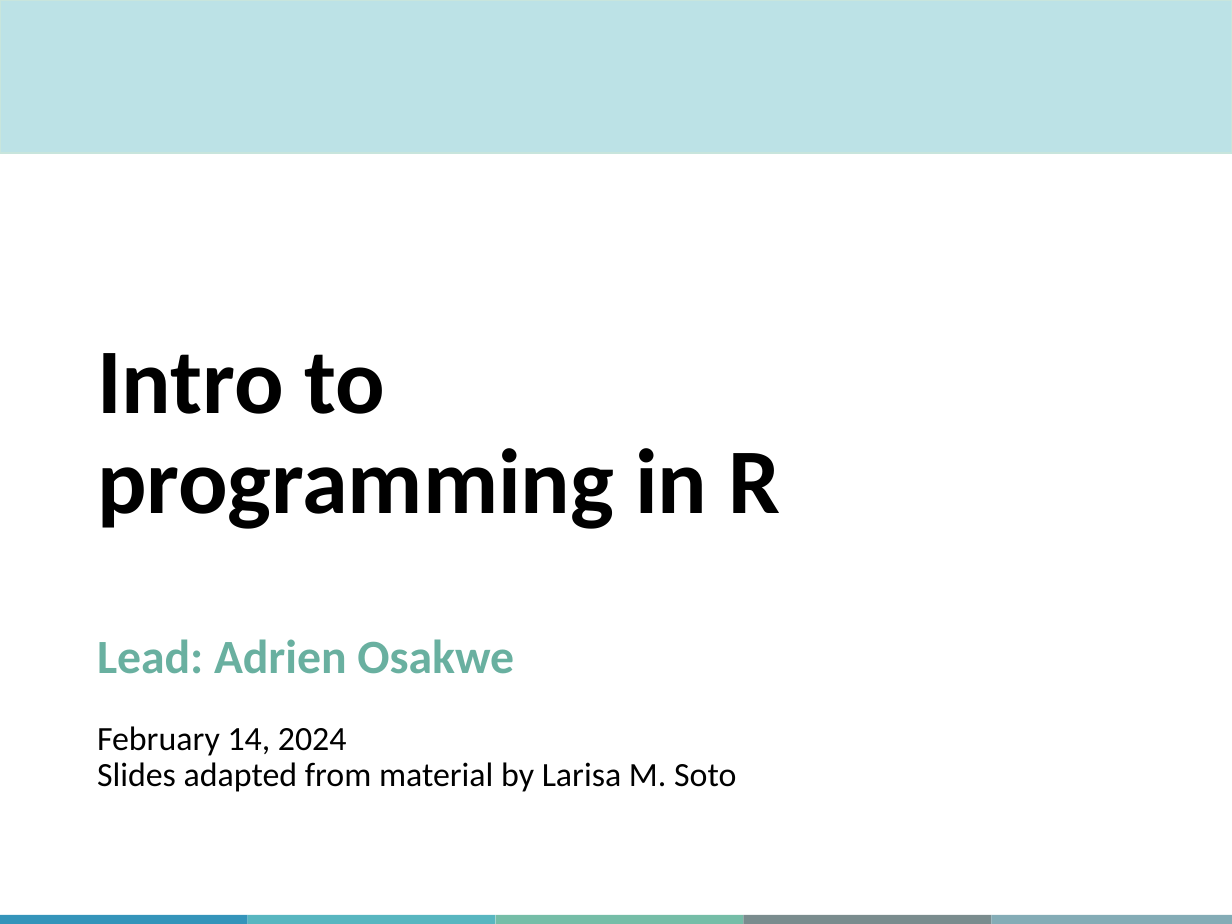
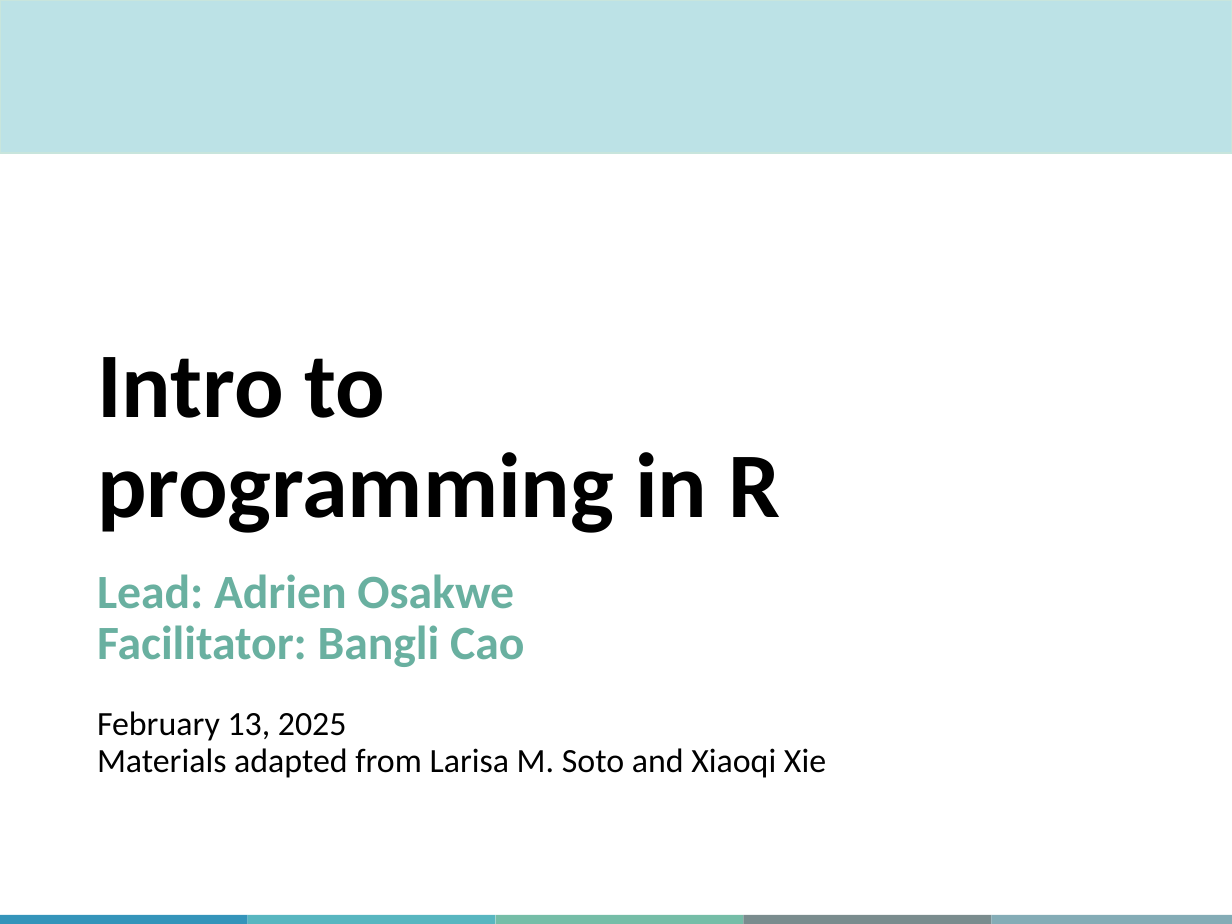
Before and after one commit to MJousse/IntroRacademic, a slide deck: slide 2 of slides/MiCM_IntroToR.pptx. Drawn at 1232x924 pixels with LibreOffice and Linux fonts; fonts in the diff are those of the drawing; background and template pictures are left out. Boxes give left, top, right and bottom in pixels: in the first picture for what was removed or moved away, otherwise in the second. Text is boxed around its words. In the diff, an @@ line names an element or a change of style, - is before the commit and + after.

```diff
--- a/slides/MiCM_IntroToR.pptx
+++ b/slides/MiCM_IntroToR.pptx
@@ title at bbox=[97, 357, 826, 778]: text changed; bold on @@
-Intro to
-programming in R
-Lead: Adrien Osakwe
-February 14, 2024
-Slides adapted from material by Larisa M. Soto
+Intro to
+programming in R
+Lead: Adrien Osakwe
+Facilitator: Bangli Cao
+February 13, 2025
+Materials adapted from Larisa M. Soto and Xiaoqi Xie
```
Also in this commit, not shown: 7 other slides changed, 4 slides added, 4 slides removed, 54 other files.
